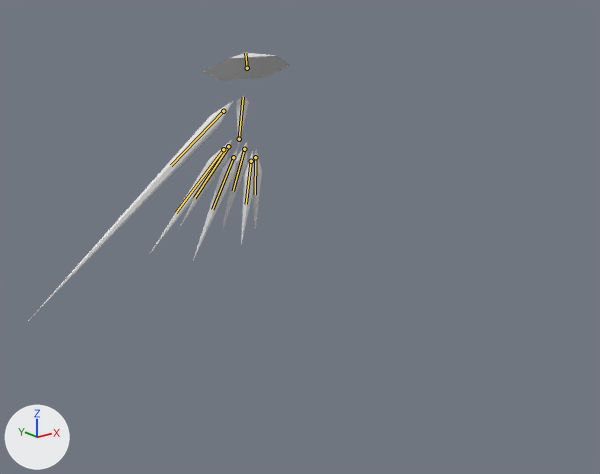
Two versions of the Blender file Enemies/Clarity.blend, one commit apart.
Before and after are seen from a 50 mm lens placed at (-72.8, -106.1, 28.6), pointed at (-9.6, -27.1, -3.0). Every picture has the same lights, and +X, +Y and +Z are marked at lower left. The older version comes first. Both versions are drawn at frame 329 of the action 'JumpShotToWalkLeftCW'; the numbers are the values there. The bones that bend it are drawn over the model as lines.

In view in the first picture: 'Arm', 'BackLeft', 'BackRight', 'Center', 'FrontLeft', 'FrontRight', 'Hat', 'MiddleLeft', 'MiddleRight'.
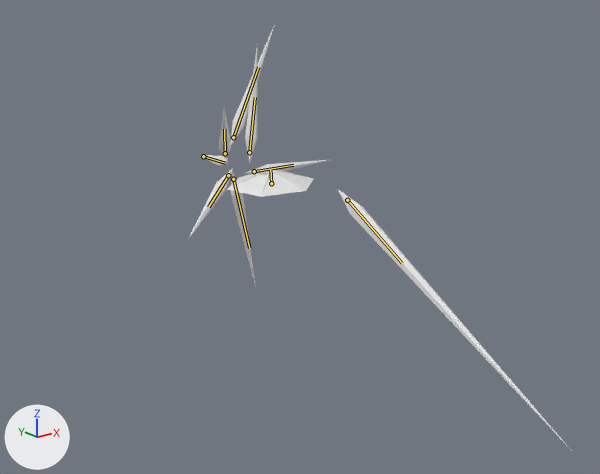
The change in detail:
Bone 'Center' (bone_center) moves from (0.0, 0.0, 0.0) to (0.0, -4.56, -10.57).
Bone 'Center' (bone_center) turns from (3, 9, -6) to (89, 0, 0) degrees about its own x, y and z.
Bone 'Hat' (bone_hat) moves from (0.0, 2.27, 0.27) to (-0.02, 10.09, 1.21).
Bone 'Hat' (bone_hat) turns from (-23, -7, -3) to (-92, 1, -71) degrees about its own x, y and z.
Bone 'Arm' (bone_arm) moves from (0.0, 0.0, 0.0) to (25.89, -20.29, 0.07).
Bone 'Arm' (bone_arm) turns from (1, 1, 5) to (151, 3, 58) degrees about its own x, y and z.
Bone 'Middle.L' (bone_middle_l) moves from (0.79, -0.25, -2.08) to (4.96, -1.42, -1.26).
Bone 'Middle.L' (bone_middle_l) turns from (-31, -32, 1) to (127, -32, 54) degrees about its own x, y and z.
Bone 'Front.L' (bone_front_l) moves from (-0.81, 0.65, -1.81) to (4.18, 1.5, -3.15).
Bone 'Front.L' (bone_front_l) turns from (-33, -32, 10) to (-36, 110, -99) degrees about its own x, y and z.
Bone 'Back.L' (bone_back_l) moves from (1.44, -1.09, -0.54) to (0.71, -2.72, 0.05).
Bone 'Back.L' (bone_back_l) turns from (-27, -32, -7) to (-21, -15, 135) degrees about its own x, y and z.
Bone 'Middle.R' (bone_middle_r) moves from (-0.69, -0.24, 2.15) to (-5.0, -1.39, 0.13).
Bone 'Middle.R' (bone_middle_r) turns from (-5, -44, -5) to (-5, -53, -169) degrees about its own x, y and z.
Bone 'Front.R' (bone_front_r) moves from (-1.92, 0.37, 0.18) to (-4.87, 1.4, -2.75).
Bone 'Front.R' (bone_front_r) turns from (-11, -43, 9) to (40, 50, 138) degrees about its own x, y and z.
Bone 'Back.R' (bone_back_r) moves from (1.24, -0.88, 1.29) to (-1.66, 3.29, 2.43).
Bone 'Back.R' (bone_back_r) turns from (-2, -40, -18) to (-19, 135, 15) degrees about its own x, y and z.

Pixel boxes [x1, y1, x2, y2] of what changed, in the pictures (600 x 474 px):
'Arm', posed (14% wider, 19% taller): before [29, 101, 233, 320]; after [338, 190, 571, 450]
'Hat', posed: before [202, 53, 291, 81]; after [227, 168, 313, 197]
'BackRight', posed (68% narrower): before [150, 143, 229, 253]; after [231, 171, 256, 287]
'MiddleRight', posed (72% narrower): before [193, 148, 238, 260]; after [245, 48, 257, 163]
'BackLeft', posed (15% narrower, 39% taller): before [180, 140, 232, 227]; after [231, 24, 275, 145]
'FrontRight', posed: before [241, 151, 256, 245]; after [246, 160, 329, 174]
'FrontLeft', posed: before [252, 150, 262, 228]; after [188, 169, 233, 239]
'MiddleLeft', posed (46% narrower, 42% shorter): before [222, 142, 247, 230]; after [218, 106, 231, 157]
'Center', posed: before [236, 95, 249, 147]; after [200, 155, 228, 168]
bone 'Center', root to tip: before (239, 139) to (243, 97); after (203, 156) to (225, 163)
bone 'Hat', root to tip: before (247, 68) to (245, 53); after (271, 183) to (270, 168)
bone 'Arm', root to tip: before (223, 111) to (171, 165); after (347, 200) to (402, 263)
bone 'Middle.L', root to tip: before (244, 149) to (233, 191); after (225, 153) to (224, 129)
bone 'Front.L', root to tip: before (255, 157) to (255, 194); after (228, 175) to (208, 207)
bone 'Back.L', root to tip: before (228, 146) to (194, 198); after (233, 137) to (258, 67)
bone 'Middle.R', root to tip: before (233, 157) to (212, 209); after (249, 152) to (255, 97)
bone 'Front.R', root to tip: before (251, 161) to (246, 204); after (254, 171) to (293, 165)
bone 'Back.R', root to tip: before (223, 149) to (176, 212); after (233, 179) to (249, 248)
